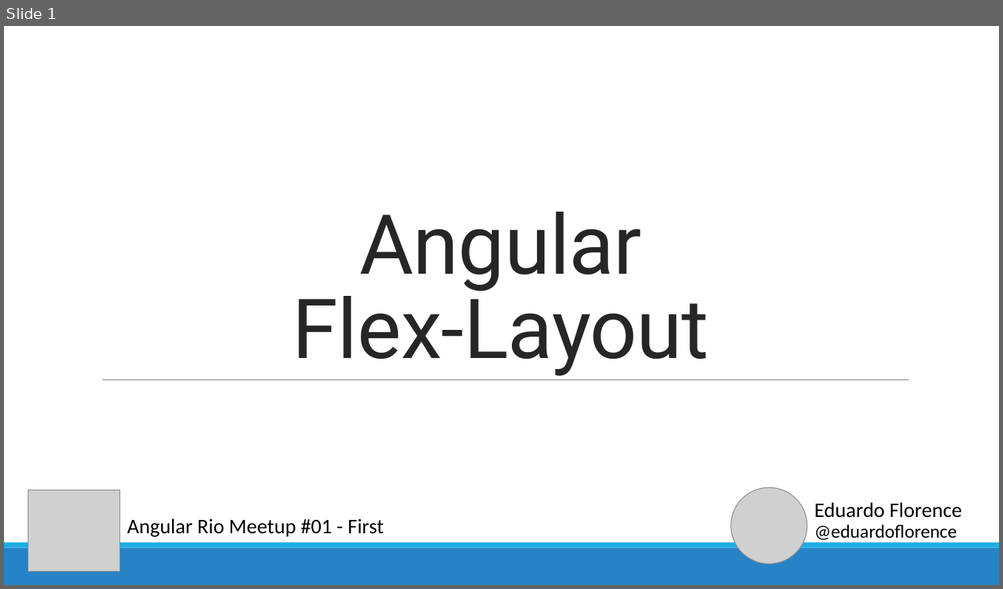
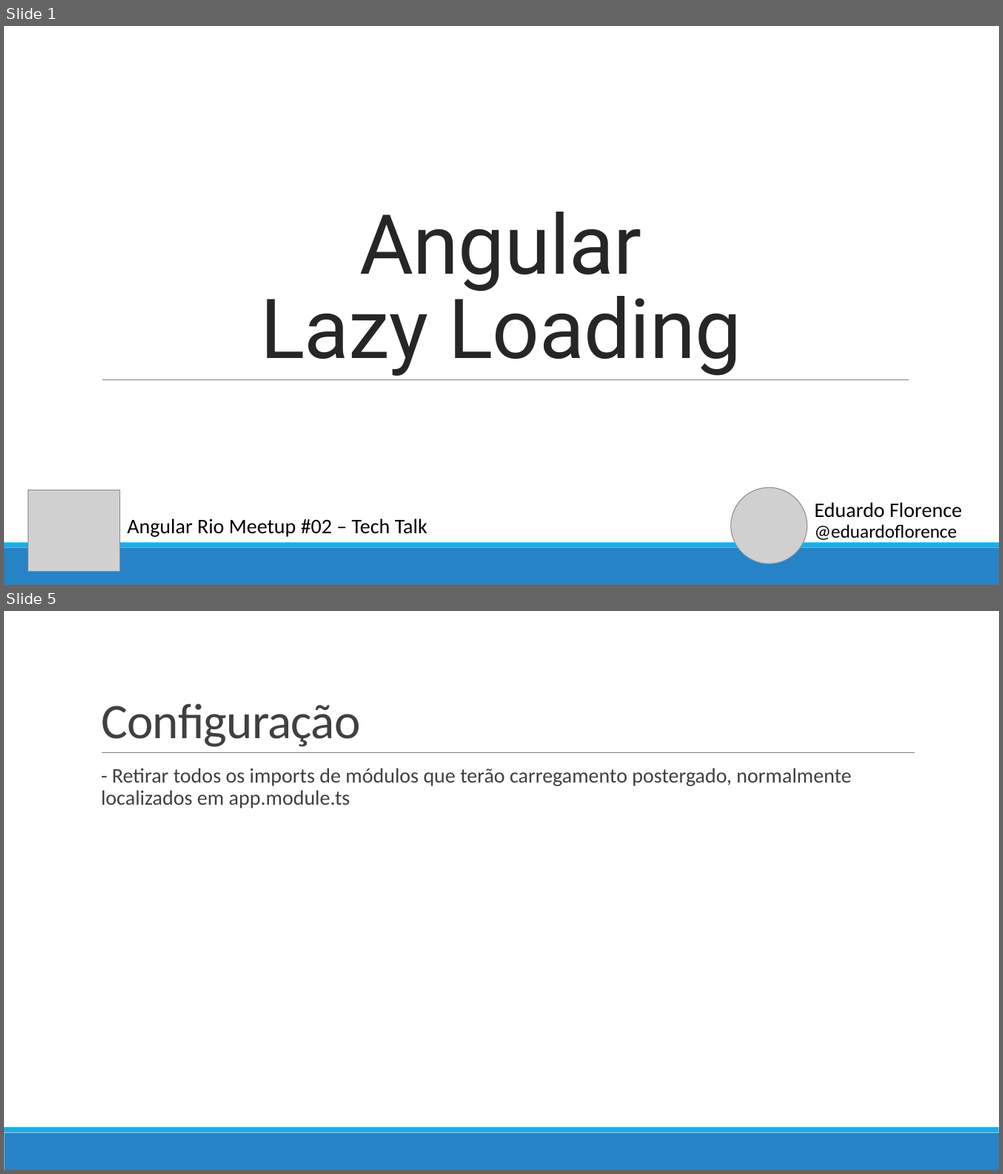
Before and after one commit to eduardoflorence/angular-lazy-loading, a slide deck: eduardo-florence-meetup-angular-rio-lazy-loading.pptx. Shown one above the other, each under a label of ours: slide 1 before the commit, slides 1 and 5 after it; the slides between them are not shown. The pictures are 1003x589 and 1003x1174 pixels, drawn with LibreOffice and Linux fonts; fonts in the diff are those of the drawing; grey boxes stand for pictures. Boxes give left, top, right and bottom in pixels: in the first picture for what was removed or moved away, otherwise in the second. Text is boxed around its words. In the diff, an @@ line names an element or a change of style, - is before the commit and + after.

Commit message:
Uso de Lazy Loading

```diff
--- a/eduardo-florence-meetup-angular-rio-lazy-loading.pptx
+++ b/eduardo-florence-meetup-angular-rio-lazy-loading.pptx
@@ slide 5 added at <box>4,611,999,1170</box>, background #FFFFFF; not listed: 2 template elements that a slide beside it also shows @@
@@ title added at <box>101,703,361,747</box>, 48 pt, text #404040 @@
+Configuração
@@ line added from (102, 753) to (915, 753), #808080 0.5 pt @@
@@ text added at <box>101,768,851,809</box>, 20 pt, text #404040 @@
+  - Retirar todos os imports de módulos que terão carregamento postergado, normalmente localizados em app.module.ts
@@ slide 1 changed as well @@
@@ title at <box>260,212,741,376</box>: text changed @@
-Angular
-Flex-Layout
+Angular
+Lazy Loading
@@ text at <box>127,519,427,537</box>: text changed @@
-Angular Rio Meetup #01 - First
+Angular Rio Meetup #02 – Tech Talk
```
Also in this commit, not shown: 2 other slides changed, 7 other slides added, 39 slides removed, 3 other files.
